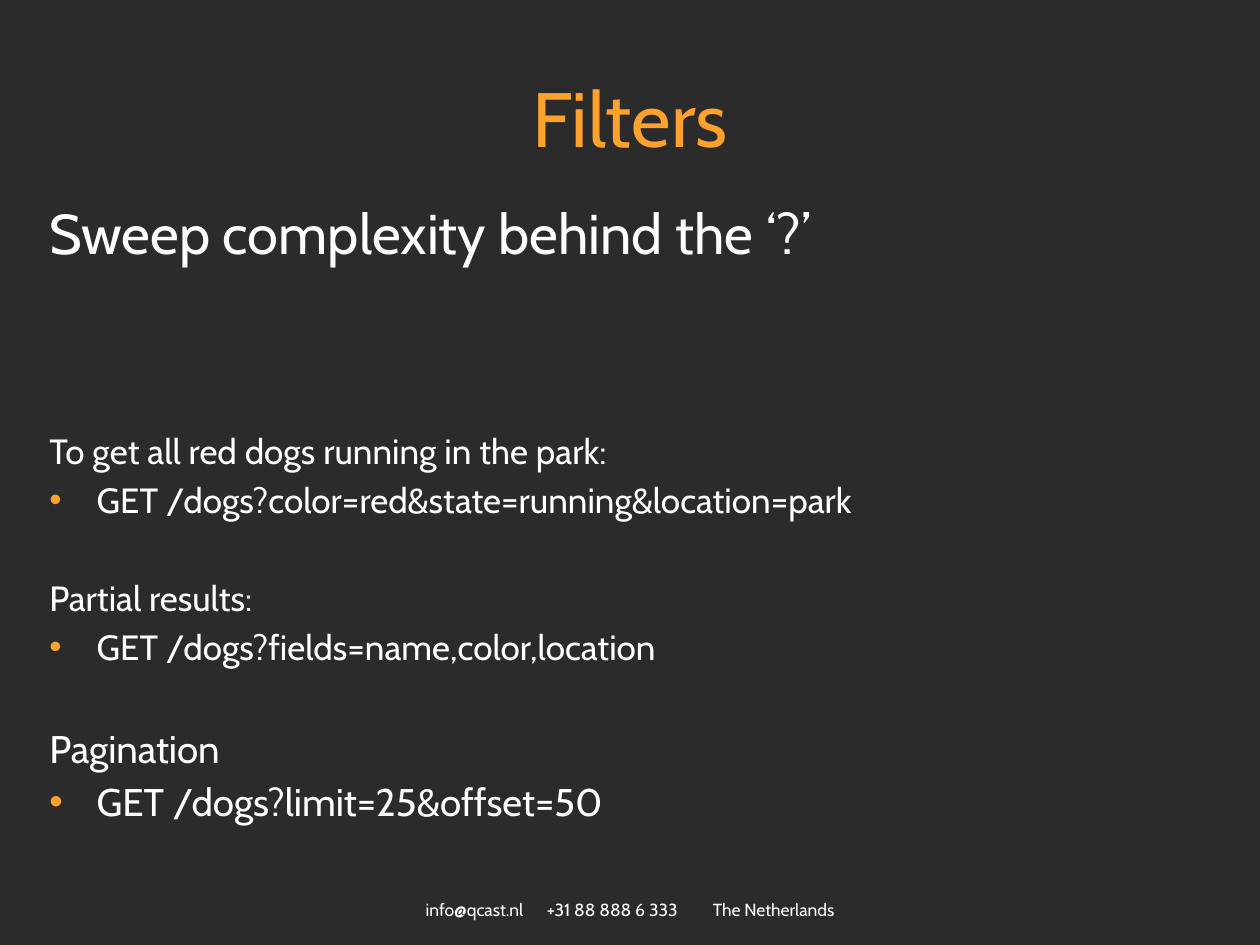
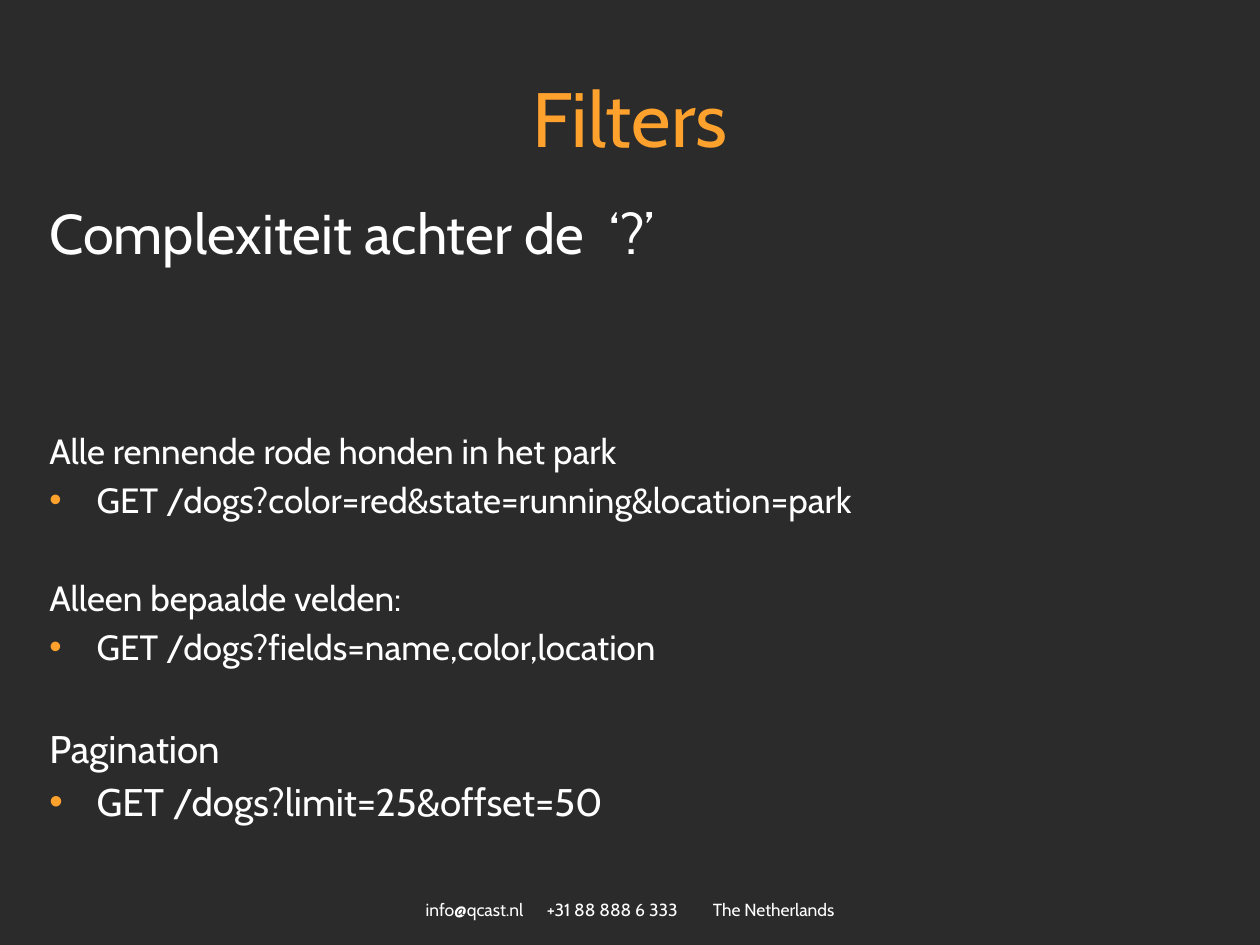
Before and after one commit to spijkerman/dierentuin, a slide deck: slide 11 of API workshop.pptx (slide 9 before the commit). Drawn at 1260x945 pixels with LibreOffice and Linux fonts; fonts in the diff are those of the drawing; background and template pictures are left out; a plain dark background stands for a picture behind light text. Boxes give left, top, right and bottom in pixels: in the first picture for what was removed or moved away, otherwise in the second. Text is boxed around its words. In the diff, an @@ line names an element or a change of style, - is before the commit and + after.

Commit message:
changed presentation

```diff
--- a/API workshop.pptx
+++ b/API workshop.pptx
@@ text at [49,212,616,473]: text changed @@
-Sweep complexity behind the ‘?’
-To get all red dogs running in the park:
+Complexiteit achter de ‘?’
+Alle rennende rode honden in het park
@@ text at [49,584,401,620]: text changed @@
-Partial results:
+Alleen bepaalde velden:
```
Also in this commit, not shown: 7 other slides changed, 3 slides added, 4 slides removed.
